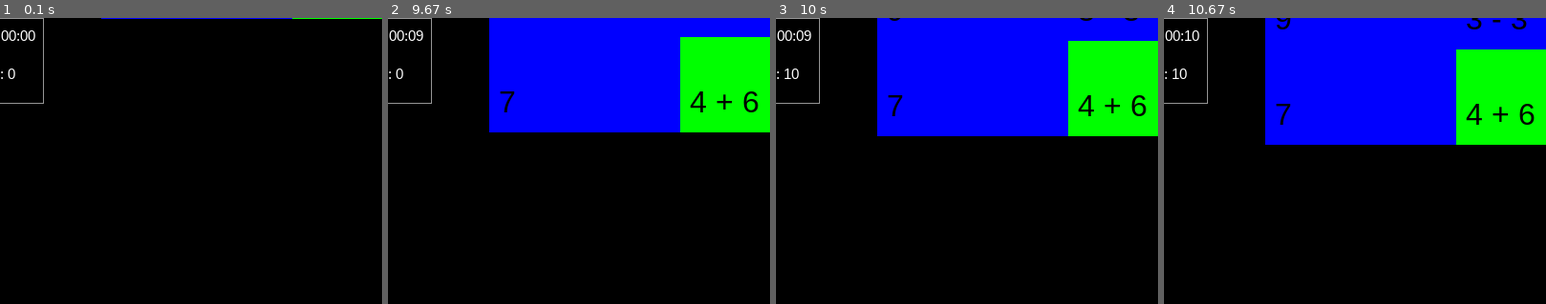
Above: before the commit, frames 1-4 (left to right).
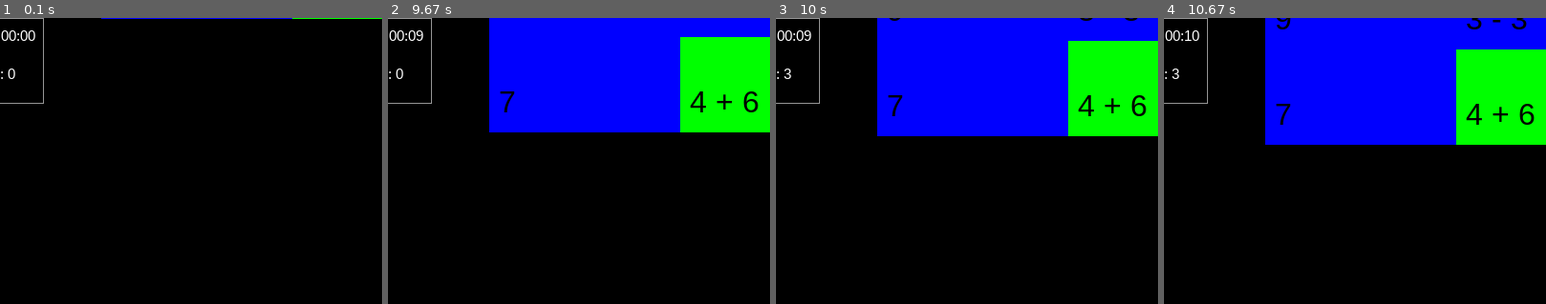
Above: after the commit, the same moments.

Repository: alexmeier2828/SoftwareEngineering
Game: pygame game, started from Prototype/main.py
Same seed, same stepped clock (60 frames per second), same inputs: the game is played once before the commit and once after it.
Inputs (mouse positions are % of the whole screen's width and height, from its top left):
- Up to frame 1 (0.1 s): no input
- Up to frame 2 (9.67 s): press the mouse at (50, 83) at 0.37 s; move the mouse to (34, 78) at 0.47 s; release the mouse at (19, 74) at 0.6 s; tap A at 0.67, 1.5, 2.67, 3.5, 4.33, 8.33 s; press the mouse at (38, 90) at 1.87 s; move the mouse to (30, 78) at 1.97 s; release the mouse at (22, 66) at 2.1 s; press the mouse at (38, 90) at 7.7 s; move the mouse to (48, 70) at 7.8 s; release the mouse at (60, 50) at 7.93 s; press the mouse at (78, 76) at 8.03 s; move the mouse to (82, 48) at 8.13 s; release the mouse at (87, 21) at 8.27 s
- Up to frame 3 (10 s): press the mouse at (28, 90) at 9.7 s; move the mouse to (51, 54) at 9.8 s; release the mouse at (73, 17) at 9.93 s
- Up to frame 4 (10.67 s): no input
The pictures show only the part of the screen within x 6-56%, y 0-50%; the shares and areas given below are measured in that part.

Frames 1-2 are identical in both runs. In frame 3, less than 0.1% of the frame differs, in the area x 2-6%, y 17-22%; in frame 4, less than 0.1%.

Commit message:
fixed scorekeeper

Diff:
--- a/Prototype/main.py
+++ b/Prototype/main.py
@@ -102,14 +102,18 @@
                 if event.button == 1:
                     if hand.selected is not None:
                         buckets = playfield.buckets()
+                        foundMatch = False
                         for i in range(0, len(buckets)):
                             if buckets[i].rect.colliderect(hand.selected_piece().rect) and buckets[i].value == hand.selected_piece().value:
                                 playfield.remove(i)
                                 hand.remove(hand.selected)
-                                scoreKeeper.increment(10) #increment score by 10
+                                scoreKeeper.increment(buckets[i].value) #increment score by 10
+                                foundMatch = True
                                 break
-                            else:
-                                scoreKeeper.endCombo()
+
+                        #reset combo if no matching piece was selected
+                        if foundMatch == False:
+                            scoreKeeper.endCombo()
                         hand.selected = None
                         hand.realign()
 
--- a/Prototype/scoreKeeper.py
+++ b/Prototype/scoreKeeper.py
@@ -8,7 +8,9 @@
     def increment(self, size):
         self.score += size * (self.combo + 1)
         self.combo += 1
+        print(str(self.combo))
 
     #resets the combo counter
     def endCombo(self):
         self.combo = 0
+        print("reset")
